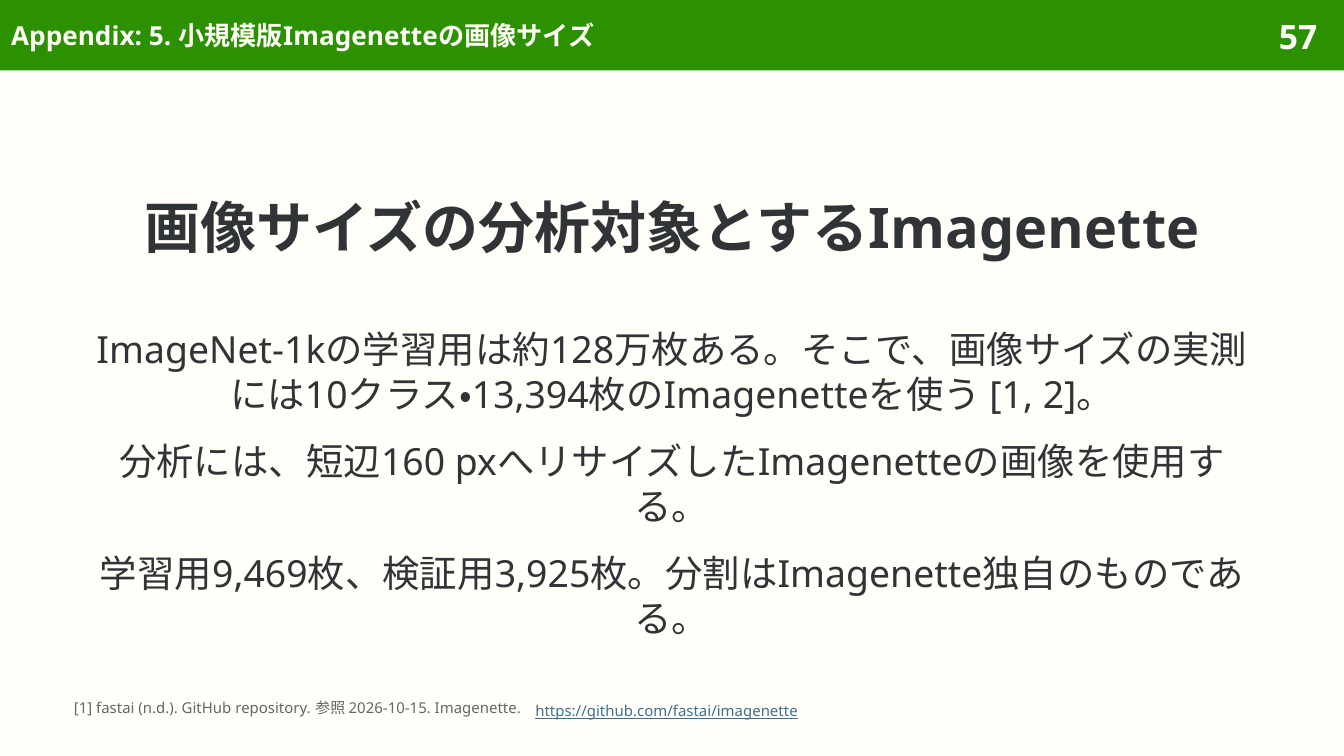
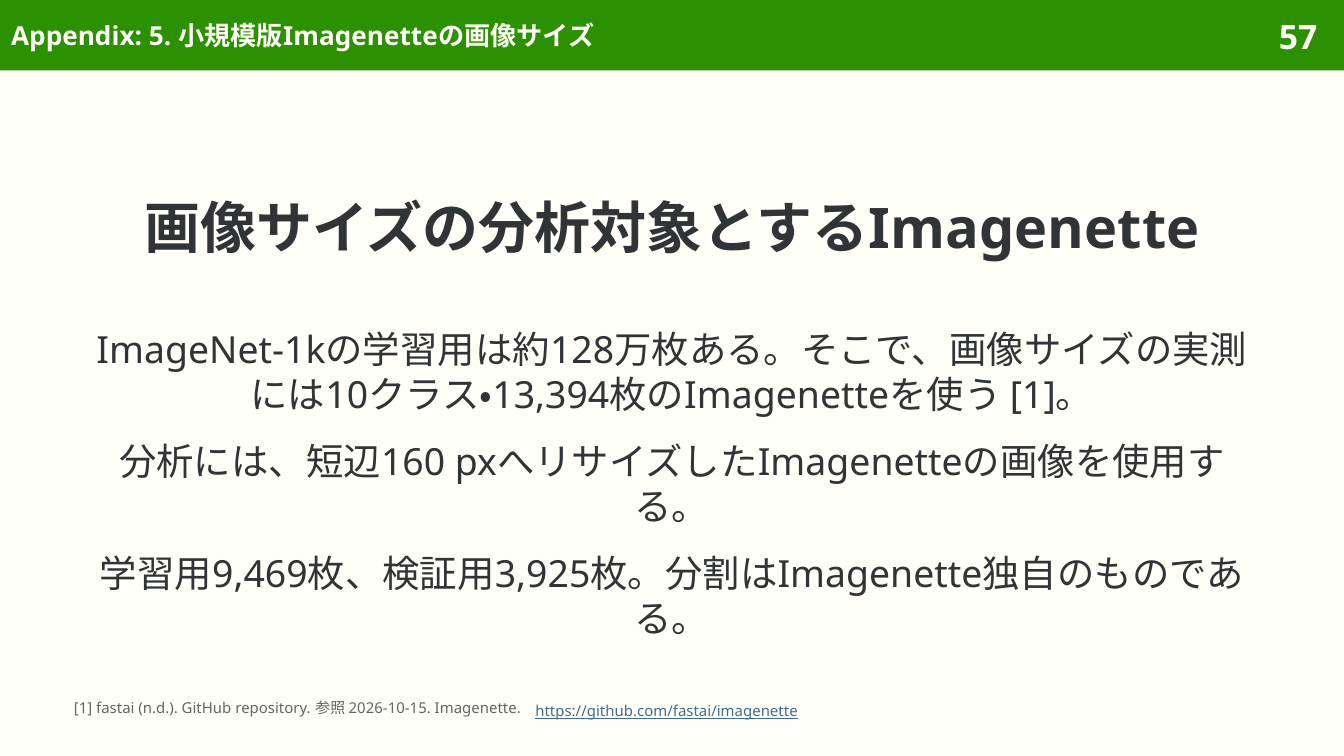
Before and after one commit to sasakiy84/datasets-in-10-minutes, a slide deck: slide 57 of slides/datasets-in-10-minutes-imagenet.pptx. Drawn at 1344x756 pixels with LibreOffice and Linux fonts; fonts in the diff are those of the drawing. Boxes give left, top, right and bottom in pixels: in the first picture for what was removed or moved away, otherwise in the second. Text is boxed around its words. In the diff, an @@ line names an element or a change of style, - is before the commit and + after.

Commit message:
Proofread imagenet with Japanese proofreading skill

```diff
--- a/slides/datasets-in-10-minutes-imagenet.pptx
+++ b/slides/datasets-in-10-minutes-imagenet.pptx
@@ text at (96,331,1247,417): text changed @@
-ImageNet-1kの学習用は約128万枚ある。そこで、画像サイズの実測には10クラス・13,394枚のImagenetteを使う [1, 2]。
+ImageNet-1kの学習用は約128万枚ある。そこで、画像サイズの実測には10クラス・13,394枚のImagenetteを使う [1]。
```
Also in this commit, not shown: 17 other slides changed, 7 other files.
